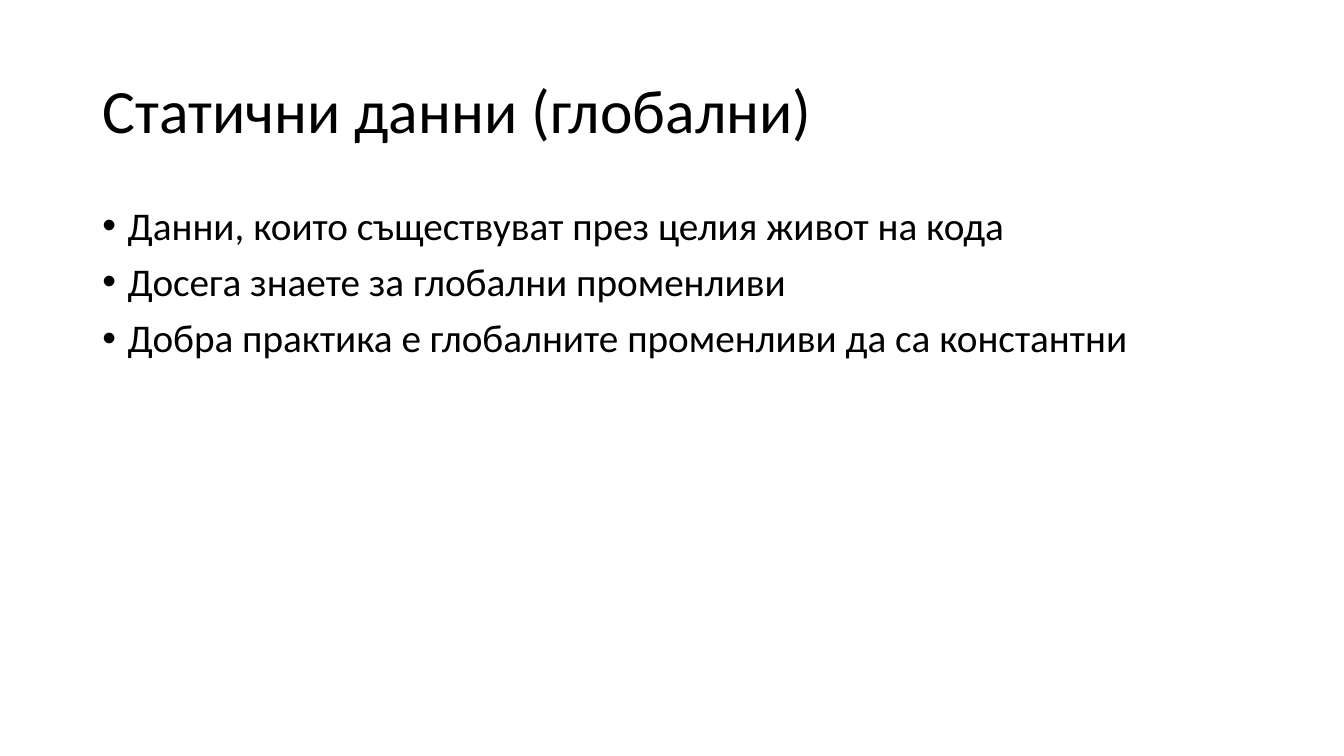
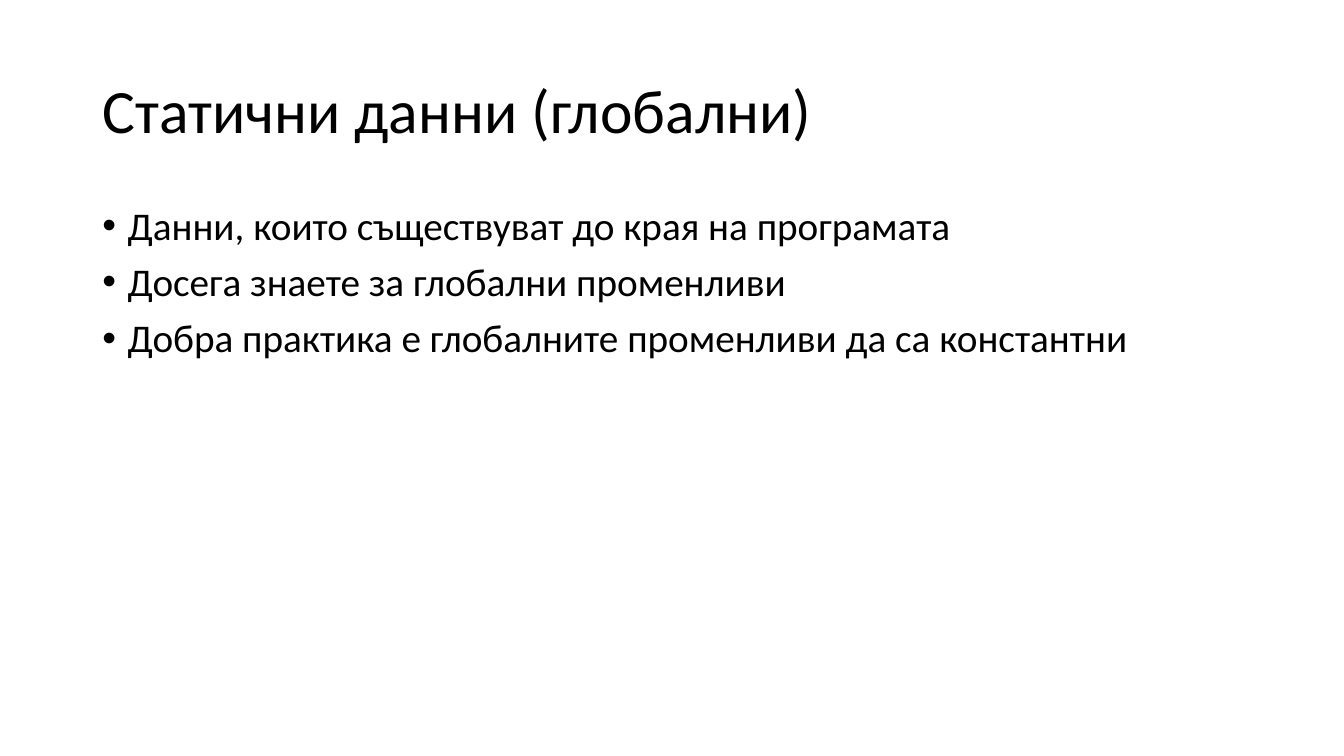
Before and after one commit to Mapmo/Uni-CPP, a slide deck: slide 5 of Introducing To Programming Materials/Consultation 3/Consultation3.pptx. Drawn at 1344x756 pixels with LibreOffice and Linux fonts; fonts in the diff are those of the drawing. Boxes give left, top, right and bottom in pixels: in the first picture for what was removed or moved away, otherwise in the second. Text is boxed around its words. In the diff, an @@ line names an element or a change of style, - is before the commit and + after.

```diff
--- a/Introducing To Programming Materials/Consultation 3/Consultation3.pptx
+++ b/Introducing To Programming Materials/Consultation 3/Consultation3.pptx
@@ text at <box>128,215,950,247</box>: text changed @@
-• Данни, които съществуват през целия живот на кода
+• Данни, които съществуват до края на програмата
```
Also in this commit, not shown: 8 other slides changed, 2 slides added.
